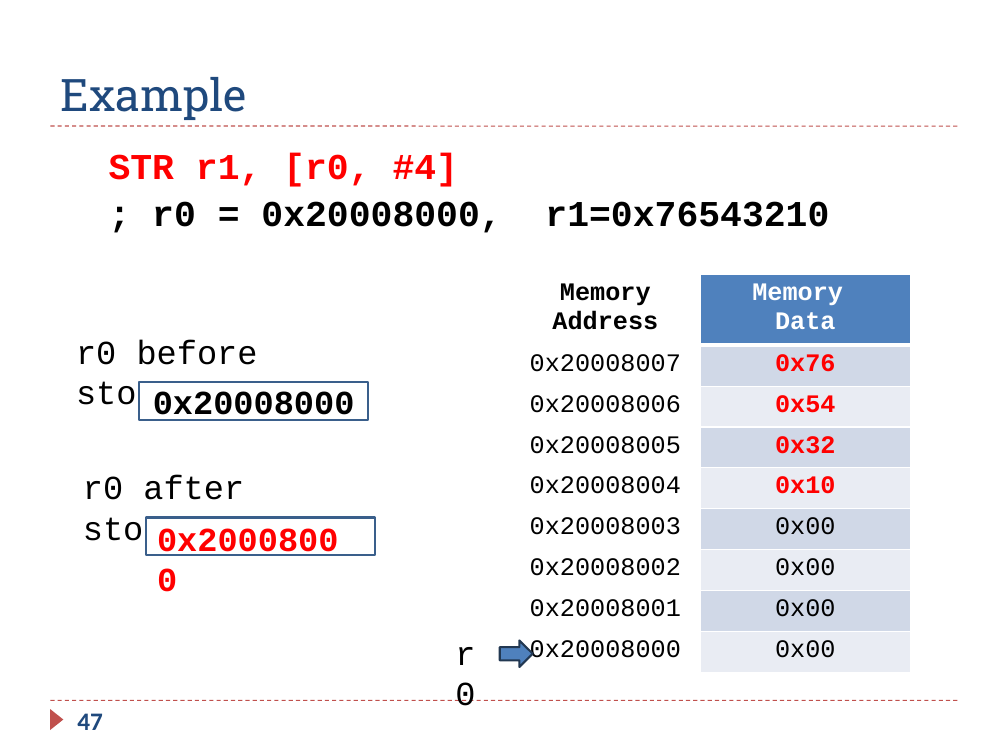
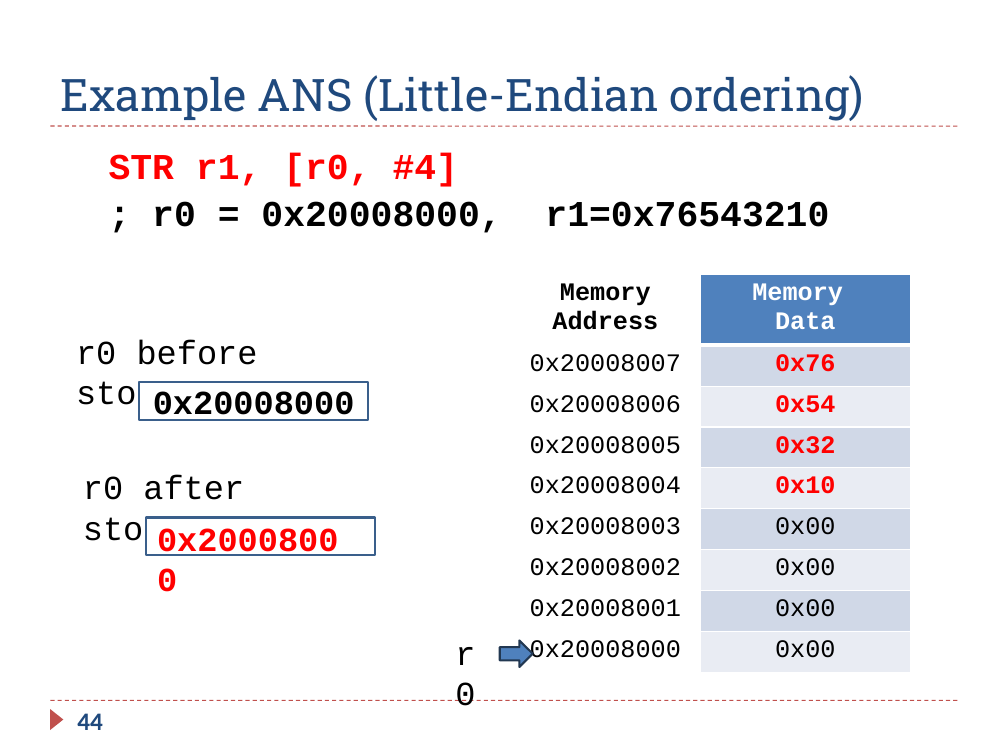
Before and after one commit to guhofstra/CSC111Fa25, a slide deck: slide 44 of PPTs/Ch5 ARM Load Store.pptx (slide 47 before the commit). Drawn at 1008x756 pixels with LibreOffice and Linux fonts; fonts in the diff are those of the drawing. Boxes give left, top, right and bottom in pixels: in the first picture for what was removed or moved away, otherwise in the second. Text is boxed around its words. In the diff, an @@ line names an element or a change of style, - is before the commit and + after.

```diff
--- a/PPTs/Ch5 ARM Load Store.pptx
+++ b/PPTs/Ch5 ARM Load Store.pptx
@@ title at [61, 75, 864, 121]: text changed @@
-Example
+Example ANS (Little-Endian ordering)
@@ page number at [77, 713, 103, 730]: text changed @@
-47
+44
```
Also in this commit, not shown: 17 other slides changed, 5 slides removed, 12 other files.
